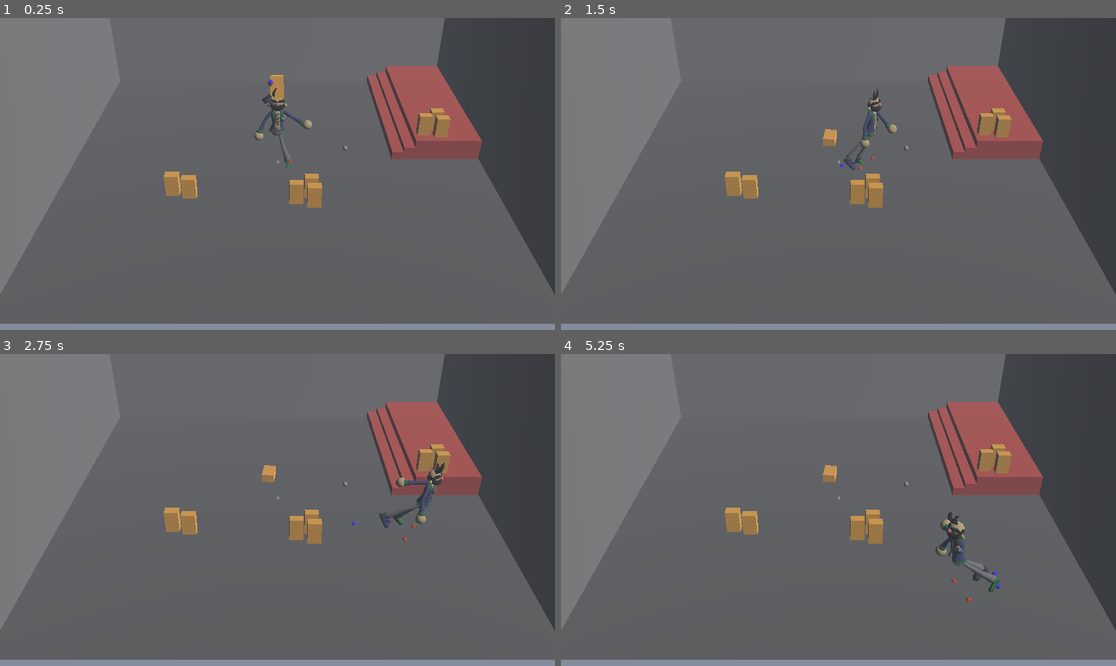
Above: before the commit, frames 1-4 (two rows, left to right).
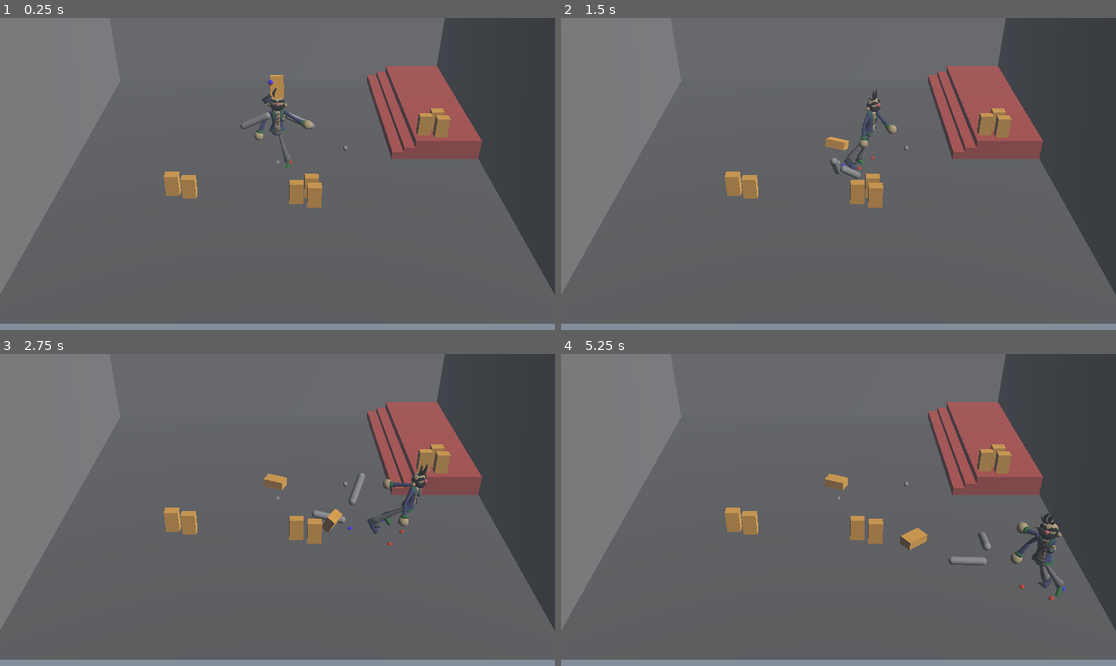
Above: after the commit, the same moments.

Repository: JulienKaspar/godot-wild-jam-88
Game: Godot game, scene res://Levels/Gyms/lvl_player_parkour.tscn
The game is run twice, just before and just after one commit, with the same random seed, the same clock (stepped at 60 frames per second) and the same inputs.
Inputs:
- Up to frame 1 (0.25 s): no input
- Up to frame 2 (1.5 s): hold D (move_right) 0.53-1.28 s; hold S (move_back) from 1.28 s (still down)
- Up to frame 3 (2.75 s): release S (move_back) at 2.03 s; hold D (move_right) from 2.03 s (still down)
- Up to frame 4 (5.25 s): release D (move_right) at 2.78 s; hold W (move_forward) 2.78-3.53 s; hold A (move_left) 3.53-5.03 s; hold S (move_back) from 5.03 s (still down)

The runs differ from the first frame. In frame 1, less than 0.1% of the frame differs, in the area x 43-57%, y 18-41%; in frame 2, 0.5%; in frame 3, 1.6%; in frame 4, 2.2%, in the area x 47-91%, y 35-80%.
Error after the commit: Attempt to call function 'hide' in base 'null instance' on a null instance. (res://Characters/Player/player_controller.tscn::GDScript_jkj6u:34)

Commit message:
added physicalized arms

Diff:
--- a/Characters/Player/player_controller.tscn
+++ b/Characters/Player/player_controller.tscn
@@ -51,7 +51,9 @@
 		$RigidBally3D/up_aligned/helper_drunk_dir,
 		$RigidBally3D/up_aligned/helper_player_dir,
 		$RigidBally3D/up_aligned/helper_player_facing,
-		$RigidBody3D/helper_body_col
+		$RigidBody3D/helper_body_col,
+		$ArmL/helper_arm_left,
+		$ArmR/helper_arm_right
 	]
 	if DebugDraw:
 		showHelpers()
@@ -109,6 +111,8 @@
 albedo_color = Color(1, 0.15294118, 0.7921569, 0.47843137)
 
 [sub_resource type="CylinderMesh" id="CylinderMesh_jkj6u"]
+top_radius = 0.2
+bottom_radius = 0.2
 height = 0.01
 
 [sub_resource type="StandardMaterial3D" id="StandardMaterial3D_jkj6u"]
@@ -145,6 +149,14 @@
 [sub_resource type="PrismMesh" id="PrismMesh_6yvek"]
 size = Vector3(0.525, 0.505, 0.12)
 
+[sub_resource type="CapsuleShape3D" id="CapsuleShape3D_6yvek"]
+radius = 0.08203125
+height = 0.76420593
+
+[sub_resource type="CapsuleMesh" id="CapsuleMesh_on8bp"]
+radius = 0.082
+height = 0.764
+
 [node name="PlayerController" type="Node3D"]
 script = SubResource("GDScript_jkj6u")
 DebugDraw = false
@@ -179,21 +191,18 @@
 
 [node name="helper_leaning" type="MeshInstance3D" parent="RigidBally3D/up_aligned"]
 transform = Transform3D(1, 0, 0, 0, 1, 0, 0, 0, 1, 0, -0.2206907, 0)
-visible = false
 mesh = SubResource("CylinderMesh_jkj6u")
 skeleton = NodePath("../../..")
 surface_material_override/0 = SubResource("StandardMaterial3D_jkj6u")
 
 [node name="helper_drunk_dir" type="MeshInstance3D" parent="RigidBally3D/up_aligned"]
 transform = Transform3D(1, 0, 0, 0, 1, 0, 0, 0, 1, 0, -0.2206907, 0)
-visible = false
 mesh = SubResource("CylinderMesh_jkj6u")
 skeleton = NodePath("../../..")
 surface_material_override/0 = SubResource("StandardMaterial3D_on8bp")
 
 [node name="helper_player_dir" type="MeshInstance3D" parent="RigidBally3D/up_aligned"]
 transform = Transform3D(1, 0, 0, 0, 1, 0, 0, 0, 1, 0, -0.2206907, 0)
-visible = false
 mesh = SubResource("CylinderMesh_jkj6u")
 skeleton = NodePath("../../..")
 surface_material_override/0 = SubResource("StandardMaterial3D_fy1gk")
@@ -212,7 +221,7 @@
 [node name="ConeTwistJoint3D" type="ConeTwistJoint3D" parent="."]
 transform = Transform3D(1, 0, 0, 0, -4.371139e-08, 1, 0, -1, -4.371139e-08, 0, 0.25, 0)
 node_a = NodePath("../NoRotateBall")
-node_b = NodePath("../RigidBody3D")
+node_b = NodePath("../UpperBody")
 swing_span = 1.5707964
 twist_span = 6.2831855
 
@@ -225,17 +234,57 @@
 [node name="CollisionShape3D" type="CollisionShape3D" parent="NoRotateBall"]
 shape = SubResource("SphereShape3D_jkj6u")
 
-[node name="RigidBody3D" type="RigidBody3D" parent="."]
+[node name="UpperBody" type="RigidBody3D" parent="."]
+unique_name_in_owner = true
 transform = Transform3D(1, 0, 0, 0, 1, 0, 0, 0, 1, 0, 1.164401, 0)
 collision_layer = 2
 
-[node name="CollisionShape3D" type="CollisionShape3D" parent="RigidBody3D"]
+[node name="CollisionShape3D" type="CollisionShape3D" parent="UpperBody"]
 shape = SubResource("CapsuleShape3D_jkj6u")
 
-[node name="helper_body_col" type="MeshInstance3D" parent="RigidBody3D"]
+[node name="helper_body_col" type="MeshInstance3D" parent="UpperBody"]
+visible = false
 mesh = SubResource("CapsuleMesh_6yvek")
 
-[node name="MeshInstance3D" type="MeshInstance3D" parent="RigidBody3D/helper_body_col"]
+[node name="helper_body_hat" type="MeshInstance3D" parent="UpperBody/helper_body_col"]
 transform = Transform3D(1, 0, 0, 0, -4.371139e-08, -1, 0, 1, -4.371139e-08, 0, 0.570469, 0.02934675)
 mesh = SubResource("PrismMesh_6yvek")
 skeleton = NodePath("../..")
+
+[node name="joint_arm_left" type="ConeTwistJoint3D" parent="UpperBody"]
+transform = Transform3D(1, 0, 0, 0, 1, 0, 0, 0, 1, 0.1701982, 0.23231983, 0)
+node_a = NodePath("..")
+node_b = NodePath("../../ArmL")
+swing_span = 1.3229595
+
+[node name="joint_arm_right" type="ConeTwistJoint3D" parent="UpperBody"]
+transform = Transform3D(1, 0, 0, 0, 1, 0, 0, 0, 1, -0.17, 0.232, 0)
+node_a = NodePath("..")
+node_b = NodePath("../../ArmR")
+swing_span = 1.3229595
+
+[node name="ArmL" type="RigidBody3D" parent="."]
+unique_name_in_owner = true
+transform = Transform3D(-4.371139e-08, -1, 0, 1, -4.371139e-08, 0, 0, 0, 1, 0.802604, 1.3483973, 2.3841858e-07)
+collision_layer = 2
+
+[node name="CollisionShape3D" type="CollisionShape3D" parent="ArmL"]
+transform = Transform3D(1, 0, 0, 0, 1, 0, 0, 0, 1, 0, 0.23290259, 0)
+shape = SubResource("CapsuleShape3D_6yvek")
+
+[node name="helper_arm_left" type="MeshInstance3D" parent="ArmL"]
+transform = Transform3D(1, 0, 0, 0, 1, 0, 0, 0, 1, 0, 0.23290259, 0)
+mesh = SubResource("CapsuleMesh_on8bp")
+
+[node name="ArmR" type="RigidBody3D" parent="."]
+unique_name_in_owner = true
+transform = Transform3D(-4.371139e-08, 1, 0, -1, -4.371139e-08, 0, 0, 0, 1, -0.803, 1.348, 0)
+collision_layer = 2
+
+[node name="CollisionShape3D" type="CollisionShape3D" parent="ArmR"]
+transform = Transform3D(1, 0, 0, 0, 1, 0, 0, 0, 1, 0, 0.23290259, 0)
+shape = SubResource("CapsuleShape3D_6yvek")
+
+[node name="helper_arm_right" type="MeshInstance3D" parent="ArmR"]
+transform = Transform3D(1, 0, 0, 0, 1, 0, 0, 0, 1, 0, 0.23290259, 0)
+mesh = SubResource("CapsuleMesh_on8bp")
Not shown: 1 places in Characters/Player/player_controller.tscn that only renumber resources
